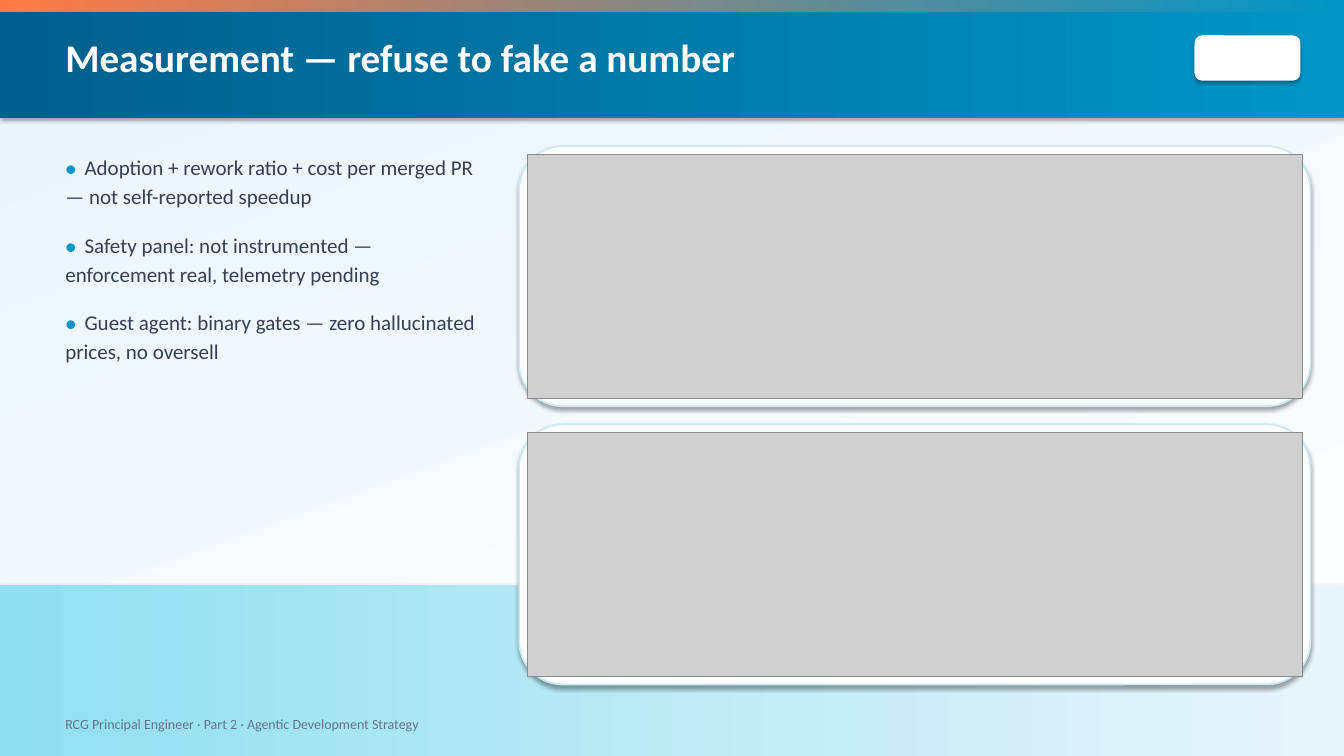
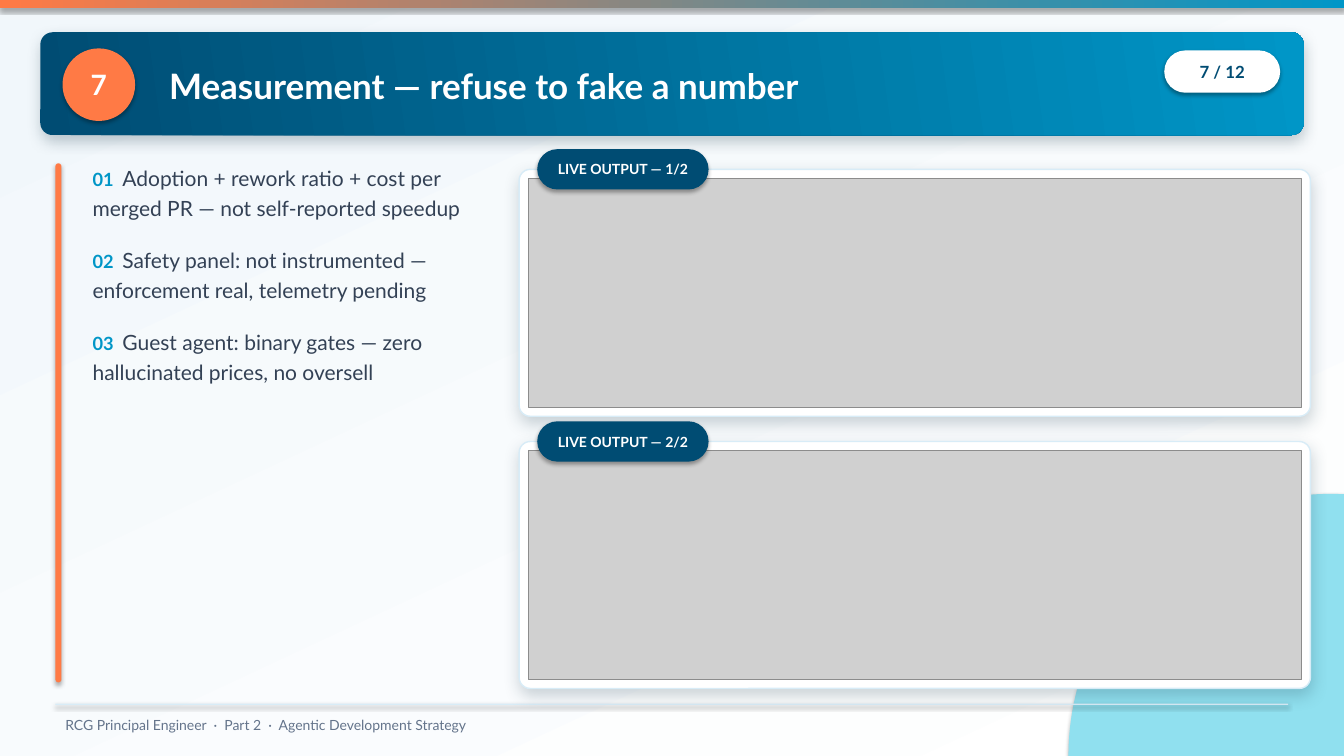
Before and after one commit to manojpammina1/titan, a slide deck: slide 8 of docs/part2-deck/Part2-Agentic-Development.pptx. Drawn at 1344x756 pixels with LibreOffice and Linux fonts; fonts in the diff are those of the drawing; grey boxes stand for pictures. Boxes give left, top, right and bottom in pixels: in the first picture for what was removed or moved away, otherwise in the second. Text is boxed around its words. In the diff, an @@ line names an element or a change of style, - is before the commit and + after.

```diff
--- a/docs/part2-deck/Part2-Agentic-Development.pptx
+++ b/docs/part2-deck/Part2-Agentic-Development.pptx
@@ rectangle: place and size @@
-rectangle at box(0, 0, 1344, 12)
+rectangle at box(0, 0, 1344, 8)
@@ rectangle at box(0, 0, 1344, 756): fill gradient #FFFFFF to #E8F4FC to gradient #FFFFFF to #F1F7FB @@
@@ rounded rectangle: place and size @@
-rounded rectangle at box(0, 12, 1344, 118)
+rounded rectangle at box(40, 32, 1304, 135)
@@ rounded rectangle at box(40, 32, 1304, 135): rectangle to rounded rectangle; fill gradient #005F8C to #0096C7 to gradient #004C73 to #0096C7; shadow changed @@
@@ ellipse added at box(63, 48, 135, 121), fill #FF7A45, 20 pt, text #FFFFFF, bold @@
+7
@@ text "Measurement — refuse to fake ...": place and size @@
-text "Measurement — refuse to fake ..." at box(65, 44, 735, 73)
+text "Measurement — refuse to fake ..." at box(169, 73, 798, 100)
@@ text "Measurement — refuse to fake ..." at box(169, 73, 798, 100): size 28 to 25 pt, font Calibri to Lato; vertical alignment top to middle @@
@@ rounded rectangle added at box(1165, 50, 1280, 93), fill #FFFFFF, 12 pt, text #004C73, bold @@
+7 / 12
@@ rounded rectangle removed at box(1195, 35, 1301, 81) @@
@@ rounded rectangle added at box(537, 149, 709, 190), fill #004C73, 10 pt, text #FFFFFF, bold @@
+LIVE OUTPUT — 1/2
@@ rounded rectangle added at box(55, 163, 62, 683), fill #FF7A45 @@
@@ text at box(93, 170, 460, 384): text changed; font Calibri to Lato @@
-● Adoption + rework ratio + cost per merged PR — not self-reported speedup
-● Safety panel: not instrumented — enforcement real, telemetry pending
-● Guest agent: binary gates — zero hallucinated prices, no oversell
+01 Adoption + rework ratio + cost per merged PR — not self-reported speedup
+02 Safety panel: not instrumented — enforcement real, telemetry pending
+03 Guest agent: binary gates — zero hallucinated prices, no oversell
@@ rounded rectangle at box(519, 169, 1311, 416): outline #CBE8F5 1.25 pt to #D8ECF7 1 pt; shadow changed; proportions changed @@
@@ rounded rectangle: place and size @@
-rounded rectangle at box(519, 146, 1311, 406)
+rounded rectangle at box(519, 169, 1311, 416)
@@ picture: place and size @@
-picture at box(527, 154, 1303, 398)
+picture at box(528, 178, 1302, 407)
@@ rounded rectangle: place and size @@
-rounded rectangle at box(519, 424, 1311, 685)
+rounded rectangle at box(519, 442, 1311, 689)
@@ rounded rectangle at box(519, 442, 1311, 689): outline #CBE8F5 1.25 pt to #D8ECF7 1 pt; shadow changed; proportions changed @@
@@ rounded rectangle added at box(537, 421, 709, 462), fill #004C73, 10 pt, text #FFFFFF, bold @@
+LIVE OUTPUT — 2/2
@@ picture: place and size @@
-picture at box(527, 433, 1303, 677)
+picture at box(528, 451, 1302, 680)
@@ ellipse added at box(1069, 494, 1344, 756), fill #90E0EF @@
@@ text "RCG Principal Engineer · Part ..." at box(65, 719, 466, 733): font Calibri to Lato @@
@@ rectangle: place and size @@
-rectangle at box(0, 585, 1344, 756)
+rectangle at box(55, 704, 1289, 705)
@@ rectangle at box(55, 704, 1289, 705): fill gradient #90E0EF to #E8F4FC to #D8ECF7 @@
```
Also in this commit, not shown: 12 other slides changed, 1 other file.
